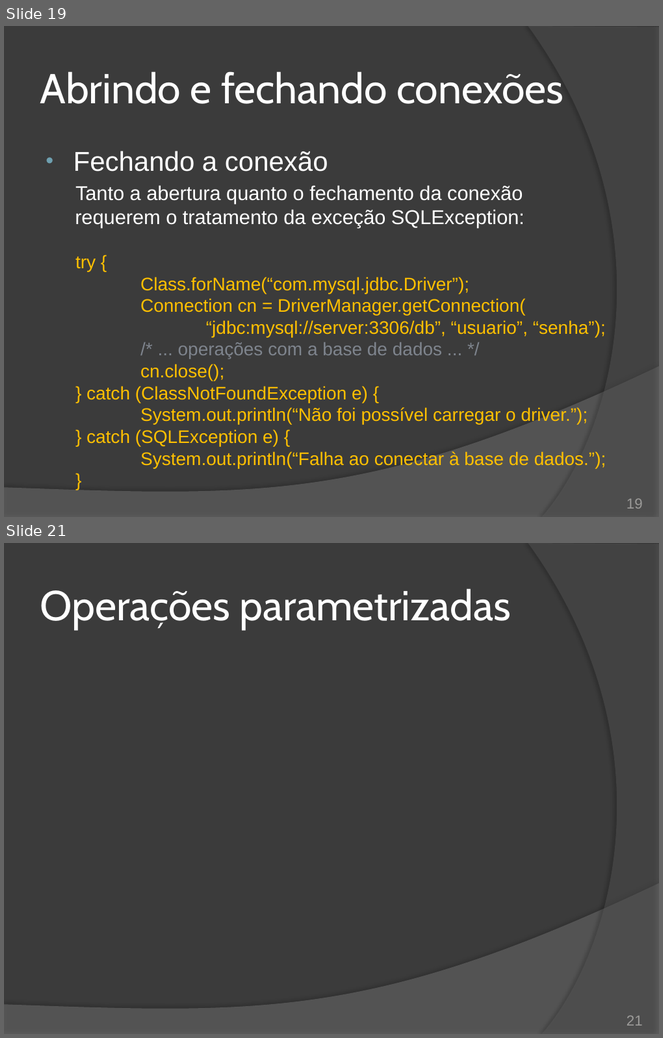
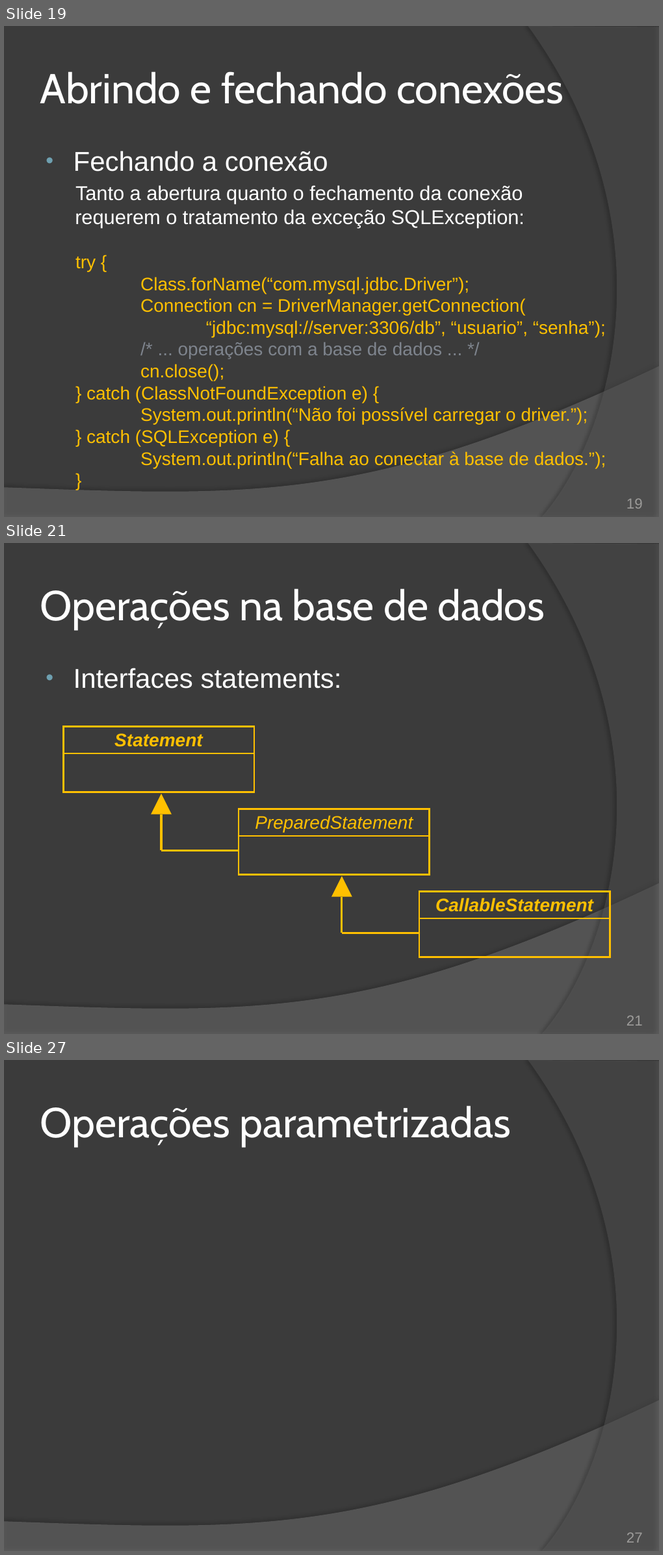
Before and after one commit to duchesqui/slzvieira-training, a slide deck: 2-Java-Programmer-Modulo-II/19.Capitulo11.pptx. Shown one above the other, each under a label of ours: slides 19 and 21 before the commit, slides 19, 21 and 27 after it; the slides between them are not shown. The pictures are 663x1038 and 663x1555 pixels, drawn with LibreOffice and Linux fonts; fonts in the diff are those of the drawing. Boxes give left, top, right and bottom in pixels: in the first picture for what was removed or moved away, otherwise in the second. Text is boxed around its words. In the diff, an @@ line names an element or a change of style, - is before the commit and + after.

Commit message:
JDBC: Statement e PreparedStatement

```diff
--- a/2-Java-Programmer-Modulo-II/19.Capitulo11.pptx
+++ b/2-Java-Programmer-Modulo-II/19.Capitulo11.pptx
@@ slide 21 added at [4, 543, 659, 1034], background #3B3B3B; not listed: 2 template elements that a slide beside it also shows @@
@@ title added at [40, 589, 545, 629], 46 pt, text #FFFFFF @@
+Operações na base de dados
@@ text added at [74, 668, 342, 689], 30 pt, text #FFFFFF @@
+• Interfaces statements:
@@ table added at [64, 726, 254, 793], 2 rows, 1 columns @@
+Statement
+
@@ triangle added at [151, 794, 171, 814], fill #FFC000 @@
@@ line added from (161, 814) to (161, 850), #FFC000 2.25 pt @@
@@ table added at [239, 809, 429, 876], 2 rows, 1 columns @@
+PreparedStatement
+
@@ line added from (239, 850) to (161, 850), #FFC000 2.25 pt @@
@@ triangle added at [332, 876, 352, 897], fill #FFC000 @@
@@ table added at [419, 891, 610, 958], 2 rows, 1 columns @@
+CallableStatement
+
@@ line added from (342, 897) to (342, 933), #FFC000 2.25 pt @@
@@ line added from (419, 933) to (342, 933), #FFC000 2.25 pt @@
@@ page number added at [627, 1016, 643, 1026], 16 pt, text #9D9B9A @@
+21
@@ what was slide 21 is now slide 27 @@
@@ page number at [627, 1533, 643, 1543]: text changed @@
-21
+27
```
Also in this commit, not shown: 2 slides changed, 5 other slides added.
